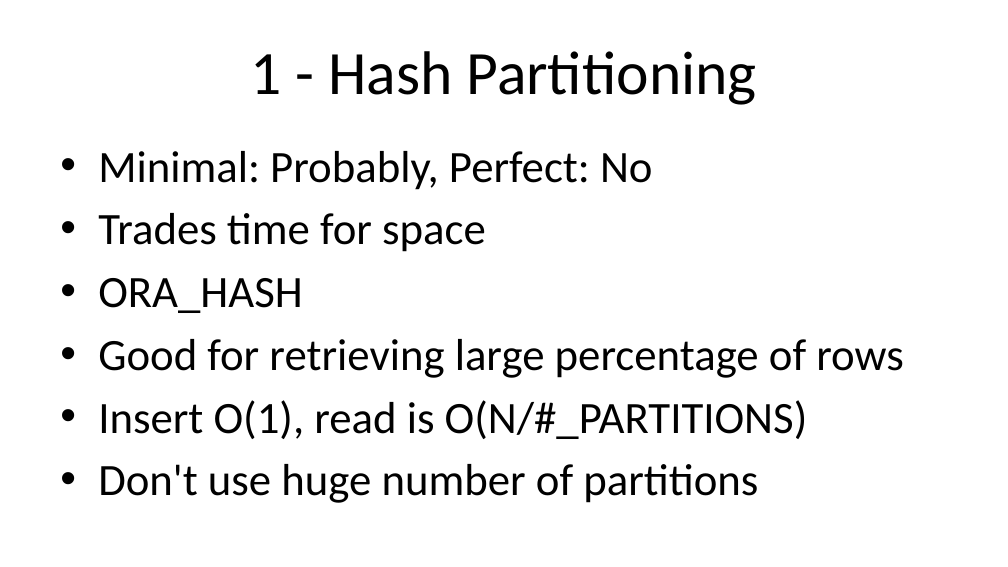
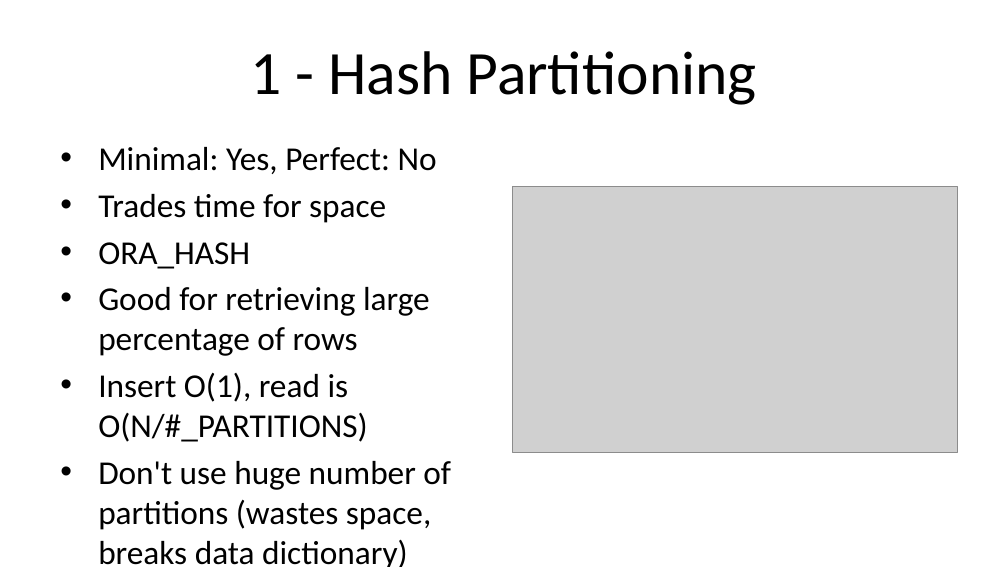
Before and after one commit to ProOracleSQL/space, a slide deck: slide 23 of examples/presentations/Practical Algorithm Analysis for Oracle Developers - Collaborate - 2019_281_Heller.pptx (slide 26 before the commit). Drawn at 1008x567 pixels with LibreOffice and Linux fonts; fonts in the diff are those of the drawing; grey boxes stand for pictures. Boxes give left, top, right and bottom in pixels: in the first picture for what was removed or moved away, otherwise in the second. Text is boxed around its words. In the diff, an @@ line names an element or a change of style, - is before the commit and + after.

```diff
--- a/examples/presentations/Practical Algorithm Analysis for Oracle Developers - Collaborate - 2019_281_Heller.pptx
+++ b/examples/presentations/Practical Algorithm Analysis for Oracle Developers - Collaborate - 2019_281_Heller.pptx
@@ text at <box>98,147,437,174</box>: text changed; size 32 to 23.8 pt @@
-• Minimal: Probably, Perfect: No
+• Minimal: Yes, Perfect: No
@@ text at <box>98,194,430,442</box>: size 32 to 23.8 pt in "Trades time for space", "ORA_HASH", "Good for retrieving large percentage of rows", "Insert O(1), read is O(N/#_PARTITIONS)"; less space between paragraphs @@
@@ picture added at <box>512,186,958,452</box> @@
@@ text at <box>98,461,451,567</box>: text changed; size 32 to 23.8 pt @@
-• Don't use huge number of partitions
+• Don't use huge number of partitions (wastes space, breaks data dictionary)
```
Also in this commit, not shown: 12 other slides changed, 3 slides added, 6 slides removed.
